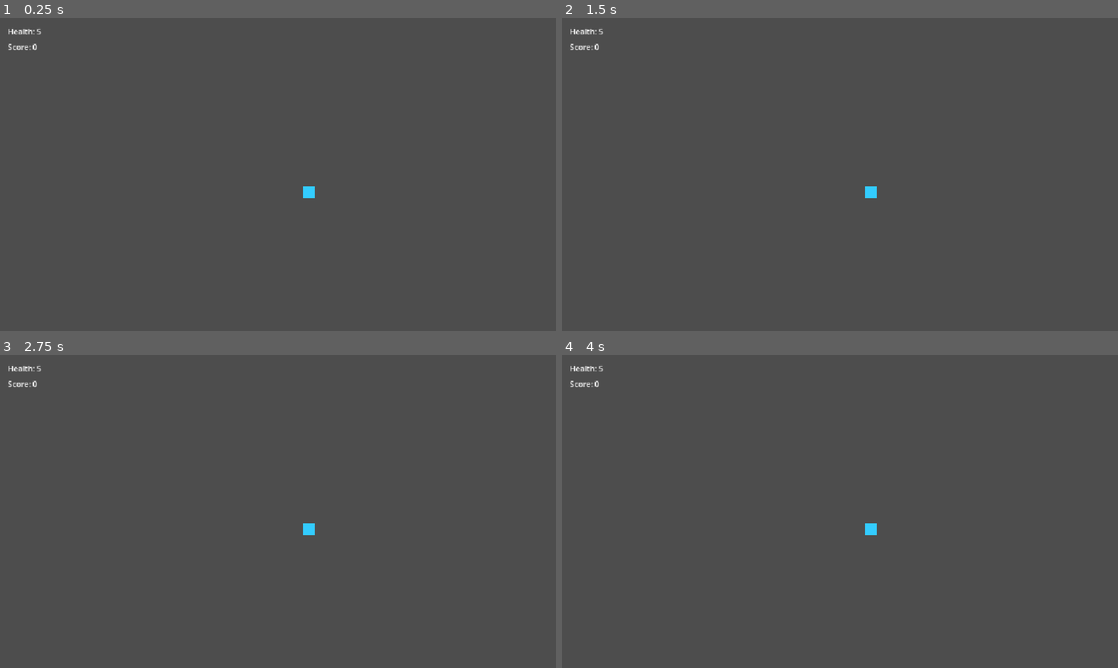
Above: before the commit, frames 1-4 (two rows, left to right).
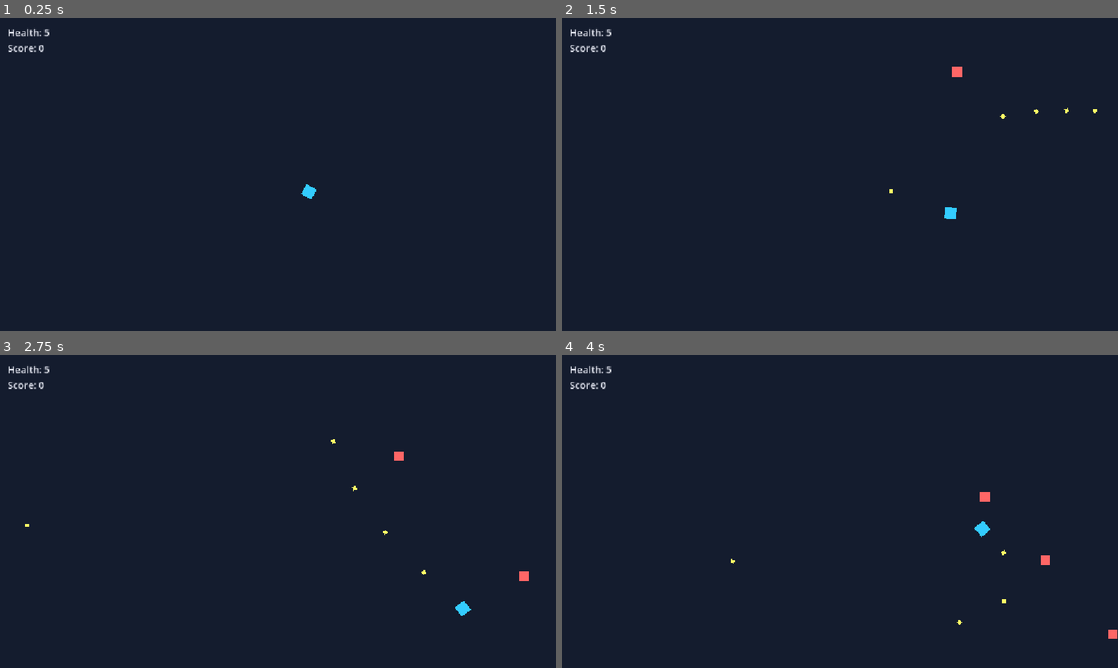
Above: after the commit, the same moments.

Repository: Peter-SoftwareDev/Top_Down_VideoGame_1
Game: Godot game, scene res://scenes/Main.tscn
The game is run twice, just before and just after one commit, with the same random seed, the same clock (stepped at 60 frames per second) and the same inputs.
Inputs (mouse positions are in pixels of both pictures, inside the frame that each line leads up to):
- Up to frame 1 (0.25 s): no input
- Up to frame 2 (1.5 s): tap Enter at 0.5 s; move the mouse to (962, 158) at 0.52 s; press the mouse at (962, 158) at 0.53 s; hold D (move_right) 0.53-1.28 s; move the mouse to (728, 190) at 1.27 s; release the mouse at (728, 190) at 1.28 s; hold S (move_down) from 1.28 s (still down); click (728, 190) at 1.35 s
- Up to frame 3 (2.75 s): move the mouse to (333, 442) at 2.02 s; release S (move_down) at 2.03 s; press the mouse at (333, 442) at 2.03 s; hold D (move_right) from 2.03 s (still down)
- Up to frame 4 (4 s): move the mouse to (812, 574) at 2.77 s; release D (move_right) at 2.78 s; release the mouse at (812, 574) at 2.78 s; hold W (move_up) 2.78-3.53 s; click (812, 574) at 2.85 s; move the mouse to (1006, 558) at 3.52 s; press the mouse at (1006, 558) at 3.53 s; hold A (move_left) from 3.53 s (still down)

The runs differ from the first frame. In frame 1, 100% of the frame differs, in the area x 0-100%, y 0-100%; in frame 2, 100%; in frame 3, 100%; in frame 4, 100%.

Commit message:
Improve Linux compatibility and scene loading

Diff:
--- a/project.godot
+++ b/project.godot
@@ -12,7 +12,7 @@
 
 config/name="Top Down Dungeon"
 run/main_scene="uid://d2c5j7sa4yb7v"
-config/features=PackedStringArray("4.7", "Forward Plus")
+config/features=PackedStringArray("4.7", "GL Compatibility")
 config/icon="res://icon.svg"
 
 [display]
@@ -54,4 +54,5 @@
 
 [rendering]
 
-rendering_device/driver.windows="d3d12"
+renderer/rendering_method="gl_compatibility"
+environment/defaults/default_clear_color=Color(0.08, 0.11, 0.18, 1)
--- a/scenes/Bullet.tscn
+++ b/scenes/Bullet.tscn
@@ -1,6 +1,6 @@
 [gd_scene load_steps=3 format=3 uid="uid://d1m08r7o8p2op"]
 
-[ext_resource type="res://scripts/Bullet.gd" path="res://scripts/Bullet.gd" id="1_wf2l5"]
+[ext_resource type="Script" path="res://scripts/Bullet.gd" id="1_wf2l5"]
 
 [sub_resource type="RectangleShape2D" id="RectangleShape2D_7v1o3"]
 size = Vector2(8, 8)
--- a/scenes/Enemy.tscn
+++ b/scenes/Enemy.tscn
@@ -1,6 +1,6 @@
 [gd_scene load_steps=3 format=3 uid="uid://bvd3g11ri2j2n"]
 
-[ext_resource type="res://scripts/Enemy.gd" path="res://scripts/Enemy.gd" id="1_2m9v8"]
+[ext_resource type="Script" path="res://scripts/Enemy.gd" id="1_2m9v8"]
 
 [sub_resource type="RectangleShape2D" id="RectangleShape2D_1v7jo"]
 size = Vector2(20, 20)
--- a/scenes/HUD.tscn
+++ b/scenes/HUD.tscn
@@ -1,6 +1,6 @@
 [gd_scene load_steps=2 format=3 uid="uid://d2w9s6w0x5n87"]
 
-[ext_resource type="res://scripts/HUD.gd" path="res://scripts/HUD.gd" id="1_1jqab"]
+[ext_resource type="Script" path="res://scripts/HUD.gd" id="1_1jqab"]
 
 [node name="HUD" type="CanvasLayer"]
 script = ExtResource("1_1jqab")
--- a/scenes/Main.tscn
+++ b/scenes/Main.tscn
@@ -1,8 +1,8 @@
 [gd_scene load_steps=5 format=3 uid="uid://d2c5j7sa4yb7v"]
 
-[ext_resource type="res://scripts/Main.gd" path="res://scripts/Main.gd" id="1_m5w4a"]
-[ext_resource type="res://scripts/Player.gd" path="res://scripts/Player.gd" id="2_6p0u8"]
-[ext_resource type="res://scripts/HUD.gd" path="res://scripts/HUD.gd" id="3_j4h6m"]
+[ext_resource type="Script" path="res://scripts/Main.gd" id="1_m5w4a"]
+[ext_resource type="Script" path="res://scripts/Player.gd" id="2_6p0u8"]
+[ext_resource type="Script" path="res://scripts/HUD.gd" id="3_j4h6m"]
 
 [sub_resource type="RectangleShape2D" id="RectangleShape2D_5n1j0"]
 size = Vector2(24, 24)
--- a/scenes/Player.tscn
+++ b/scenes/Player.tscn
@@ -1,6 +1,6 @@
 [gd_scene load_steps=3 format=3 uid="uid://c6y5v7rds22j8"]
 
-[ext_resource type="res://scripts/Player.gd" path="res://scripts/Player.gd" id="1_1soq8"]
+[ext_resource type="Script" path="res://scripts/Player.gd" id="1_1soq8"]
 
 [sub_resource type="RectangleShape2D" id="RectangleShape2D_3n7a0"]
 size = Vector2(24, 24)
--- a/scripts/Main.gd
+++ b/scripts/Main.gd
@@ -9,20 +9,10 @@
 var spawn_timer: float = 0.0
 
 func _ready() -> void:
-	create_background()
 	if is_instance_valid(player):
 		player.player_damaged.connect(_on_player_damaged)
 	update_hud()
 	spawn_timer = 1.0
-
-func create_background() -> void:
-	var bg = ColorRect.new()
-	bg.name = "Background"
-	bg.color = Color(0.08, 0.11, 0.18, 1.0)
-	bg.set_anchors_preset(Control.PRESET_FULL_RECT)
-	bg.mouse_filter = Control.MOUSE_FILTER_IGNORE
-	add_child(bg)
-	move_child(bg, 0)
 
 func _process(delta: float) -> void:
 	if not is_instance_valid(player):
